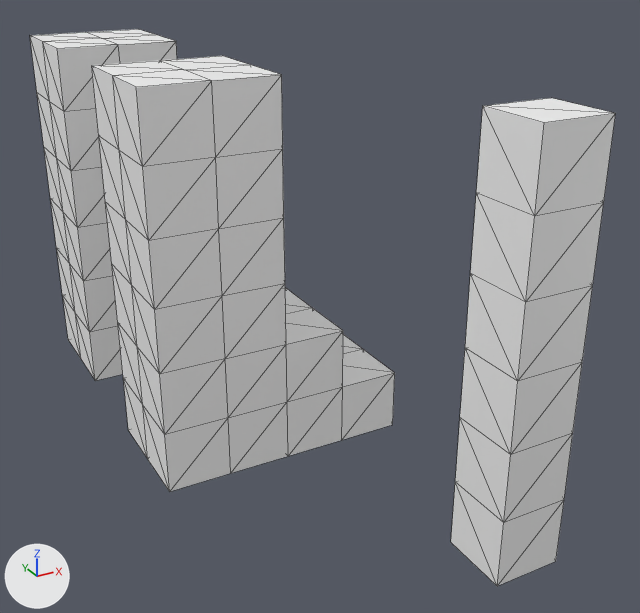
An edit to the glTF model Assets/Models/Entity/Humanoid/VoxelNpc/Parts/Base/Feet/feet_base.gltf, drawn before and after from the same camera.
Both versions are drawn from a 50 mm lens placed at (-2.38, -13.85, 7.92), pointed at (3.74, -2.72, 2.36). The axes (+X, +Y, +Z) are drawn at lower left. The lights are the same throughout. The older version comes first. Mesh edges are drawn as thin lines. Where no turn or scale is listed for an object, it has been applied to the vertices. Vertices at exactly the same position are counted once.

Objects in the first picture: 'Layer.1'.
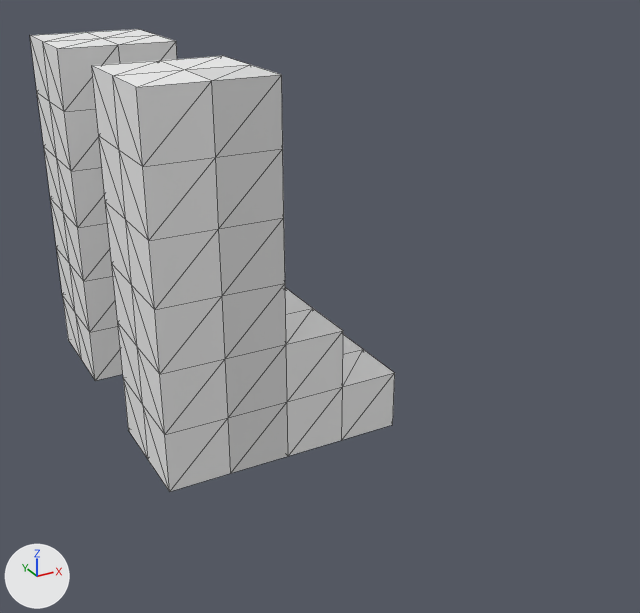
Where the change shows, as pixel boxes (x1, y1, x2, y2) in the pictures (640 x 613 px; the box of a moved part takes in the faces that stretch with it):
'Layer.1', reshaped (38% narrower, 17% shorter)
    before: (30, 29, 615, 586)
    after: (30, 29, 395, 492)
part 1 of me_mesh_0, deleted
    before: (451, 98, 615, 586)
part 2 of me_mesh_0, moved or reshaped
    both: (92, 56, 394, 387)
part 3 of me_mesh_0, moved or reshaped
    both: (30, 29, 174, 49)
part 4 of me_mesh_0, surface changed
    both: (212, 75, 288, 469)

The change in detail:
me_mesh_0 is used by ob_layer_1; location (0.0, 0.0, 0.0).
me_mesh_0 had 172 vertices, 332 faces and spanned x 1.0..5.0, y -7.0..3.0, z 0.0..6.0.
me_mesh_0 now has 144 vertices, 280 faces and spans x 1.0..5.0, y -3.0..3.0, z 0.0..6.0.
me_mesh_0 part 1: the loose piece of 28 vertices spanning x 4.0..5.0, y -7.0..-6.0, z 0.0..6.0 is deleted.
Part 2, on me_mesh_0:
46 faces are deleted.
46 new faces join them.
Part 3, on me_mesh_0:
46 faces are deleted.
46 new faces join them.
me_mesh_0 part 4: 24 kept faces spanning x 2.0..3.0, y -3.0..3.0, z 0.0..6.0 get new texture (UV) coordinates.
